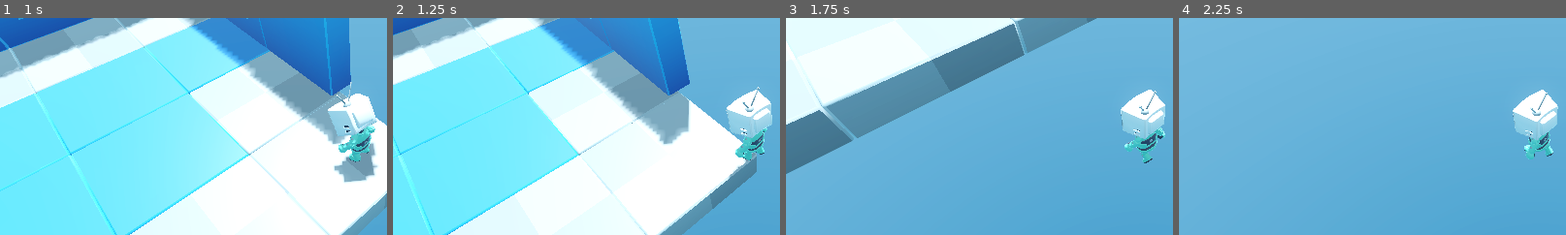
Above: before the commit, frames 1-4 (left to right).
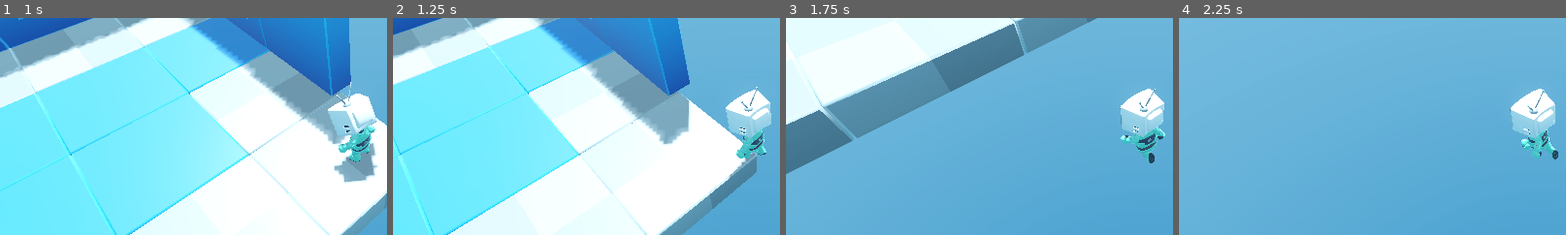
Above: after the commit, the same moments.

Repository: vibrunazo/godot-roguelike
Game: Godot game, scene res://Levels/LevelTemplate.tscn
The game is run twice, just before and just after one commit, with the same random seed, the same clock (stepped at 60 frames per second) and the same inputs.
Inputs:
- Up to frame 1 (1 s): hold D (move_right) from 0.53 s (still down); hold Space (dash) from 0.53 s (still down)
- Up to frame 2 (1.25 s): keep holding D (move_right); keep holding Space (dash)
- Up to frame 3 (1.75 s): release D (move_right) at 1.28 s; release Space (dash) at 1.28 s; hold S (move_back) from 1.28 s (still down); tap Space (dash) at 1.35 s
- Up to frame 4 (2.25 s): release S (move_back) at 2.03 s; hold D (move_right) from 2.03 s (still down); hold Space (dash) from 2.03 s (still down)
The pictures show only the part of the screen within x 3-53%, y 23-73%; the shares and areas given below are measured in that part.

Frame 1 is identical in both runs. In frame 2, 0.6% of the frame differs, in the area x 85-98%, y 31-69%; in frame 3, 1.1%; in frame 4, 1.2%, in the area x 85-98%, y 32-66%.

Commit message:
15. Animation Playback

Diff:
--- a/Player/mannequin_animation_tree.gd
+++ b/Player/mannequin_animation_tree.gd
@@ -1,4 +1,3 @@
-class_name MannequinAnimationTree
 extends AnimationTree
 
 @export var animation_speed := 6.0
@@ -6,3 +5,10 @@
 @onready var playback: AnimationNodeStateMachinePlayback = self["parameters/playback"]
 
 var walk_blend := "parameters/WalkSpace/blend_position"
+var blend_target := -1.0
+
+func _process(delta: float) -> void:
+	self[walk_blend] = move_toward(self[walk_blend], blend_target, delta * animation_speed)
+
+func change_immediate(state_name: String) -> void:
+	playback.start(state_name)
--- a/Player/player.gd
+++ b/Player/player.gd
@@ -7,8 +7,9 @@
 @export var dash_speed := 50.0
 
 @onready var dash_cooldown: Timer = $DashCooldown
+@onready var mannequin_animation_tree: AnimationTree = $GamedevTV_Mannequin_Medium/MannequinAnimationTree
 
-## Returns the current input direction towards camera. Normalized.
+## Returns the current input direction towards camera. Normalized. Returns Vector3.ZERO if no input.
 func get_movement_direction() -> Vector3:
 	var input := Vector3.ZERO
 	var input_vector := Input.get_vector("move_left", "move_right", "move_forward", "move_back")
--- a/Player/player.tscn
+++ b/Player/player.tscn
@@ -147,53 +147,53 @@
 transform = Transform3D(1, 0, 0, 0, 1, 0, 0, 0, 1, 0, -1, 0)
 
 [node name="Skeleton3D" parent="GamedevTV_Mannequin_Medium/Rig_Medium" parent_id_path=PackedInt32Array(1008985588, 119264060) index="0" unique_id=160620034]
-bones/1/position = Vector3(0, 0.3885299, 0)
-bones/1/rotation = Quaternion(0.049471688, 0.021562029, -0.0009705434, 0.99854225)
-bones/2/rotation = Quaternion(0.009046987, 0.05747598, -0.01391729, 0.99820894)
-bones/3/rotation = Quaternion(-0.0012271298, 2.213547e-09, -0.000106217994, 0.9999993)
+bones/1/position = Vector3(2.6693966e-19, 0.4088917, 6.3643375e-26)
+bones/1/rotation = Quaternion(0.05342303, 0.021560187, -0.001011334, 0.99833876)
+bones/2/rotation = Quaternion(0.021997843, -0.046455514, -0.011573662, 0.9986111)
+bones/3/rotation = Quaternion(-0.0027963133, 7.609721e-10, -0.00024204554, 0.9999961)
 bones/3/scale = Vector3(1, 0.9999999, 1)
-bones/4/position = Vector3(0.21200736, 0.1297912, -0.022332525)
-bones/4/rotation = Quaternion(-0.56954944, 0.00785309, -0.62851906, 0.5296373)
+bones/4/position = Vector3(0.21200737, 0.1373067, 0.016331322)
+bones/4/rotation = Quaternion(-0.6642612, -0.09978933, -0.6487165, 0.35772362)
 bones/4/scale = Vector3(0.9999993, 0.99999917, 0.99999976)
-bones/5/rotation = Quaternion(1.9814182e-08, -4.7600146e-08, -0.4715762, 0.88182527)
+bones/5/rotation = Quaternion(-1.13229985e-08, -5.28344e-08, -0.53941125, 0.84204257)
 bones/5/scale = Vector3(1.0000002, 0.9999999, 1)
 bones/6/rotation = Quaternion(7.598428e-09, -3.8330903e-09, 0.0266581, 0.99964464)
 bones/6/scale = Vector3(1, 1, 1)
-bones/7/rotation = Quaternion(-0.26269764, -0.19101591, -0.03577144, 0.9451049)
+bones/7/rotation = Quaternion(-0.128151, -0.32806826, 0.01877274, 0.93573296)
 bones/7/scale = Vector3(0.9999999, 1, 1.0000001)
 bones/8/position = Vector3(5.138707e-10, 0.096125096, -0.057500064)
-bones/8/rotation = Quaternion(-0.014373026, -0.036404673, -0.7668746, 0.6406025)
+bones/8/rotation = Quaternion(-0.024385571, 0.01721784, -0.64913154, 0.7600902)
 bones/8/scale = Vector3(1, 1, 1)
-bones/9/position = Vector3(-0.21200737, 0.13847333, 0.022332674)
-bones/9/rotation = Quaternion(-0.67613816, 0.15635562, 0.6190209, 0.3677)
+bones/9/position = Vector3(-0.2120074, 0.13095787, -0.01633112)
+bones/9/rotation = Quaternion(-0.6116162, 0.010205328, 0.68677104, 0.39264113)
 bones/9/scale = Vector3(0.9999993, 0.99999905, 0.99999976)
-bones/10/rotation = Quaternion(1.1151027e-08, 5.7666433e-08, 0.5059525, 0.86256135)
+bones/10/rotation = Quaternion(3.5526382e-10, 4.6033378e-08, 0.3099554, 0.9507511)
 bones/10/scale = Vector3(1.0000002, 0.9999998, 1)
 bones/11/rotation = Quaternion(1.3807978e-10, 3.5662107e-09, -0.026658095, 0.99964464)
 bones/11/scale = Vector3(0.99999994, 0.99999994, 1)
-bones/12/rotation = Quaternion(-0.117901474, 0.4150316, -0.012528529, 0.90204835)
+bones/12/rotation = Quaternion(-0.20602278, 0.23103155, 0.12636305, 0.9424497)
 bones/12/scale = Vector3(0.99999976, 0.99999994, 1.0000002)
 bones/13/position = Vector3(-7.964459e-09, 0.096125126, -0.057500064)
-bones/13/rotation = Quaternion(-0.028683092, -0.026012203, 0.59271526, 0.8044808)
+bones/13/rotation = Quaternion(-0.009031762, 0.01860417, 0.6379377, 0.76981026)
 bones/13/scale = Vector3(1, 1, 1)
-bones/14/rotation = Quaternion(-0.055273376, -0.07704859, 0.006076414, 0.99547553)
-bones/15/position = Vector3(0.17094508, 0.113909006, 0.04828597)
-bones/15/rotation = Quaternion(0.9474595, 0.01872402, 0.041901488, 0.31656638)
+bones/14/rotation = Quaternion(-0.046971437, 0.028523525, -0.0040758573, 0.9984807)
+bones/15/position = Vector3(0.17094508, 0.10822211, -0.047445327)
+bones/15/rotation = Quaternion(0.9982925, 0.032360617, 0.032669324, -0.036022)
 bones/15/scale = Vector3(0.99999994, 0.99999976, 1.000001)
-bones/16/rotation = Quaternion(0.32662618, 6.590252e-08, -2.2580197e-07, 0.9451536)
+bones/16/rotation = Quaternion(0.28680778, 6.4573086e-08, -1.9876175e-07, 0.9579882)
 bones/16/scale = Vector3(1.0000002, 1.0000002, 1.0000001)
-bones/17/rotation = Quaternion(-0.6009104, -0.05893029, 0.016704965, 0.7969661)
+bones/17/rotation = Quaternion(-0.4310733, -0.05375644, 0.02959228, 0.900228)
 bones/17/scale = Vector3(1.0000002, 1.0000007, 0.99999905)
-bones/18/rotation = Quaternion(-5.1213016e-07, 0.9201526, -0.39156023, 1.6443957e-07)
+bones/18/rotation = Quaternion(-4.7321228e-07, 0.92020035, -0.391448, 1.7263825e-07)
 bones/18/scale = Vector3(1, 0.999997, 1.0000032)
-bones/19/position = Vector3(-0.17094508, 0.113587335, -0.048297126)
-bones/19/rotation = Quaternion(0.99952173, -0.014164814, 0.016625082, -0.021893762)
+bones/19/position = Vector3(-0.1709451, 0.113587275, 0.04787688)
+bones/19/rotation = Quaternion(0.92451173, -0.019838357, 0.009474032, 0.3805192)
 bones/19/scale = Vector3(0.99999994, 0.99999976, 1.000001)
-bones/20/rotation = Quaternion(0.4777516, -5.9533352e-08, 3.3128663e-07, 0.8784949)
+bones/20/rotation = Quaternion(0.5127122, -5.7807345e-08, 3.5593553e-07, 0.85856056)
 bones/20/scale = Vector3(1, 1.0000001, 1)
-bones/21/rotation = Quaternion(-0.4732387, 0.056888614, -0.009601396, 0.8790431)
+bones/21/rotation = Quaternion(-0.62518734, 0.057729688, -0.0005924394, 0.7783365)
 bones/21/scale = Vector3(0.9999999, 1.0000007, 0.999999)
-bones/22/rotation = Quaternion(-4.4671466e-05, 0.9203152, -0.39117768, 1.0177987e-05)
+bones/22/rotation = Quaternion(-4.4676694e-05, 0.92022854, -0.3913816, 1.0191417e-05)
 bones/22/scale = Vector3(1.0000001, 0.99999726, 1.0000031)
 
 [node name="MannequinAnimationTree" type="AnimationTree" parent="GamedevTV_Mannequin_Medium" unique_id=1454625001]
--- a/StateMachine/PlayerStates/PlayerRun.gd
+++ b/StateMachine/PlayerStates/PlayerRun.gd
@@ -5,6 +5,10 @@
 
 func physics_update(_delta: float) -> void:
 	core_movement(_delta, player.movement_speed)
+	if player.get_movement_direction():
+		player.mannequin_animation_tree.blend_target = 1.0
+	else:
+		player.mannequin_animation_tree.blend_target = -1.0
 	if player.is_on_floor() == false:
 		finished.emit(fall_state.name)
 	player.move_and_slide()
